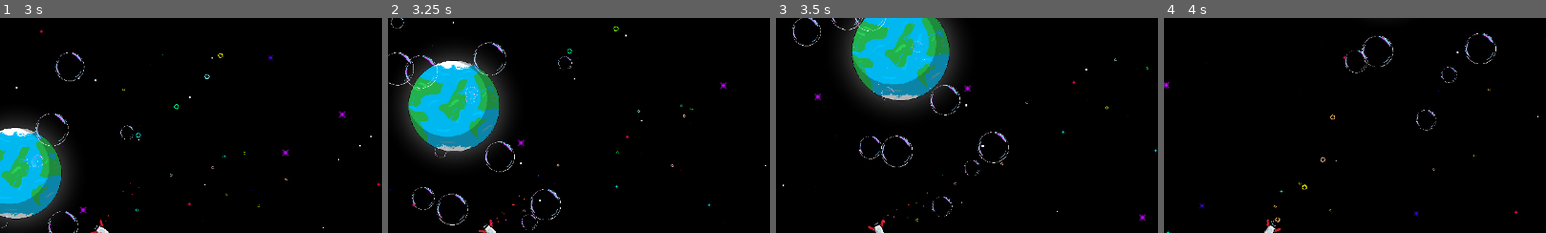
Above: before the commit, frames 1-4 (left to right).
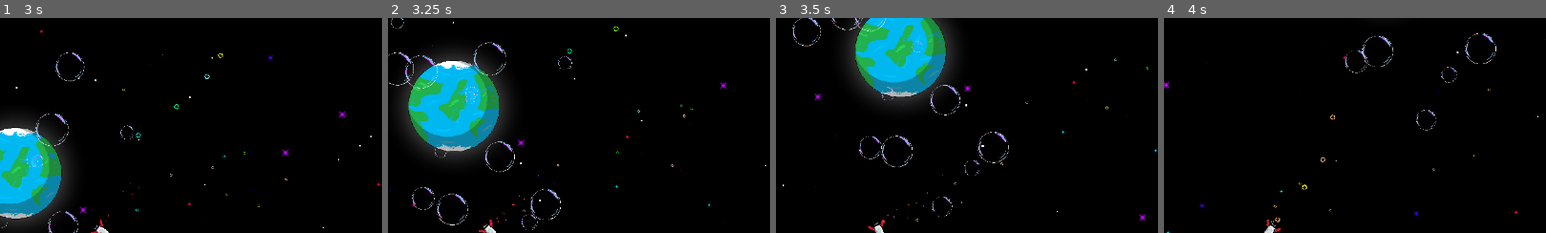
Above: after the commit, the same moments.

Repository: bjornarprytz/bubbleoids
Game: Godot game, scene res://splash.tscn
The game is run twice, just before and just after one commit, with the same random seed, the same clock (stepped at 60 frames per second) and the same inputs. Sound files missing from this copy of the repository are replaced by a short silence.
Inputs (mouse positions are % of the whole screen's width and height, from its top left):
- Up to frame 1 (3 s): tap Enter at 0.5 s; move the mouse to (72, 45) at 0.52 s; hold Right (ui_right) 0.53-1.28 s; hold Space (throttle) 0.53-1.28 s; click (72, 45) at 0.67 s; move the mouse to (30, 55) at 1.27 s; hold Left (ui_left) 1.28-2.03 s; tap Space (throttle) at 1.35, 2.85 s; move the mouse to (60, 28) at 2.02 s; hold Space (throttle) 2.03-2.78 s; hold Right (ui_right) from 2.03 s (still down); move the mouse to (45, 70) at 2.77 s; click (45, 70) at 2.92 s
- Up to frame 2 (3.25 s): keep holding Right (ui_right)
- Up to frame 3 (3.5 s): keep holding Right (ui_right)
- Up to frame 4 (4 s): move the mouse to (80, 65) at 3.52 s; release Right (ui_right) at 3.53 s; hold Left (ui_left) from 3.53 s (still down); hold Space (throttle) from 3.53 s (still down)
The pictures show only the part of the screen within x 36-86%, y 0-50%; the shares and areas given below are measured in that part.

Frames 1-2 are identical in both runs. In frame 3, 2.5% of the frame differs, in the area x 19-46%, y 0-39%; in frame 4, nothing differs.

Commit message:
more consistent beat

Diff:
--- a/src/autoloads/symphony.gd
+++ b/src/autoloads/symphony.gd
@@ -44,53 +44,25 @@
 var beat_number: int = 0
 var seconds_per_beat: float = 60.0 / tempo
 var track_length = track_progression[0].get_length()
+var highest_beat = int(track_length / seconds_per_beat) + 1
 
 var start_beat = false
 
 var prev_playback_position: float = 0.0
 
-# Calibrated timer that schedules the next beat based on the audio playback clock
-var timer: Timer
-
-func _ready() -> void:
-	timer = Timer.new()
-	add_child(timer)
-	# we use one_shot and schedule the next beat manually to keep calibration
-	timer.one_shot = true
-	timer.autostart = false
-	timer.wait_time = seconds_per_beat
-	timer.timeout.connect(_on_Timer_timeout)
-
-func _on_Timer_timeout() -> void:
-	beat_number += 1
-	beat.emit(beat_number)
-
-	# Schedule the next beat precisely
-	schedule_next_beat()
-
-func schedule_next_beat() -> void:
-	# Schedules the timer to fire exactly at the next beat according to the audio clock
-	var current_player = get_current_player()
-	if current_player.stream == null:
+func _physics_process(_delta: float) -> void:
+	if !start_beat:
 		return
 
-	var current_playback_position: float = current_player.get_playback_position() + AudioServer.get_time_since_last_mix()
+	var current_player = get_current_player()
+	var current_playback_position: float = current_player.get_playback_position()
 
-	var interval = current_playback_position - prev_playback_position
+	var next_beat = (int)(current_playback_position / seconds_per_beat) % highest_beat
 
-	if interval < 0.0:
-		# Looping back to start of track
-		interval += track_length
-
-	var drift = seconds_per_beat - interval
-	prev_playback_position = current_playback_position
-
-	var time_to_next = seconds_per_beat + (drift / 4.0)
-
-	print("Interval: %s, Drift: %s, Next in: %s" % [interval, drift, time_to_next])
-
-	timer.wait_time = time_to_next
-	timer.start()
+	if next_beat != beat_number:
+		beat_number = next_beat
+		beat.emit(beat_number)
+		print("%s/%s" % [beat_number, highest_beat])
 
 func start_intro():
 	main.volume_db = 0.0
@@ -103,7 +75,6 @@
 func switch_to_track(number: int):
 	if !start_beat:
 		start_beat = true
-		timer.start()
 	current_track_index = number
 	var track = track_progression[current_track_index] as AudioStream
 
@@ -134,7 +105,6 @@
 func pop_instrument() -> bool:
 	if current_track_index <= 0:
 		start_beat = false
-		timer.stop()
 		var current_player = get_current_player()
 		current_player.stop()
 		return false
